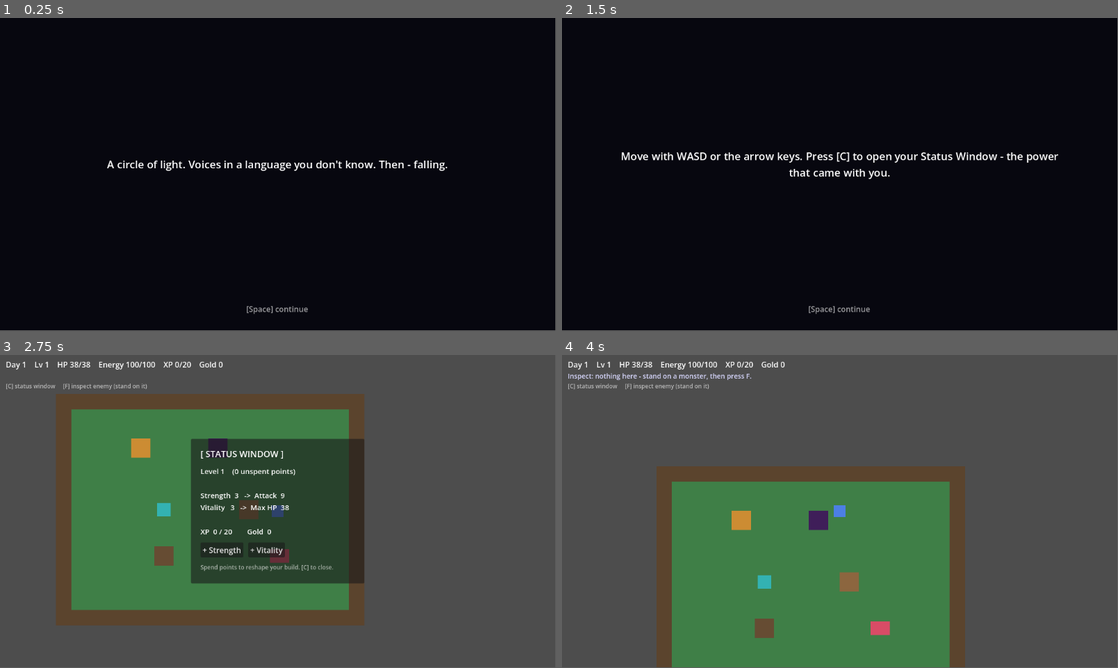
Above: before the commit, frames 1-4 (two rows, left to right).
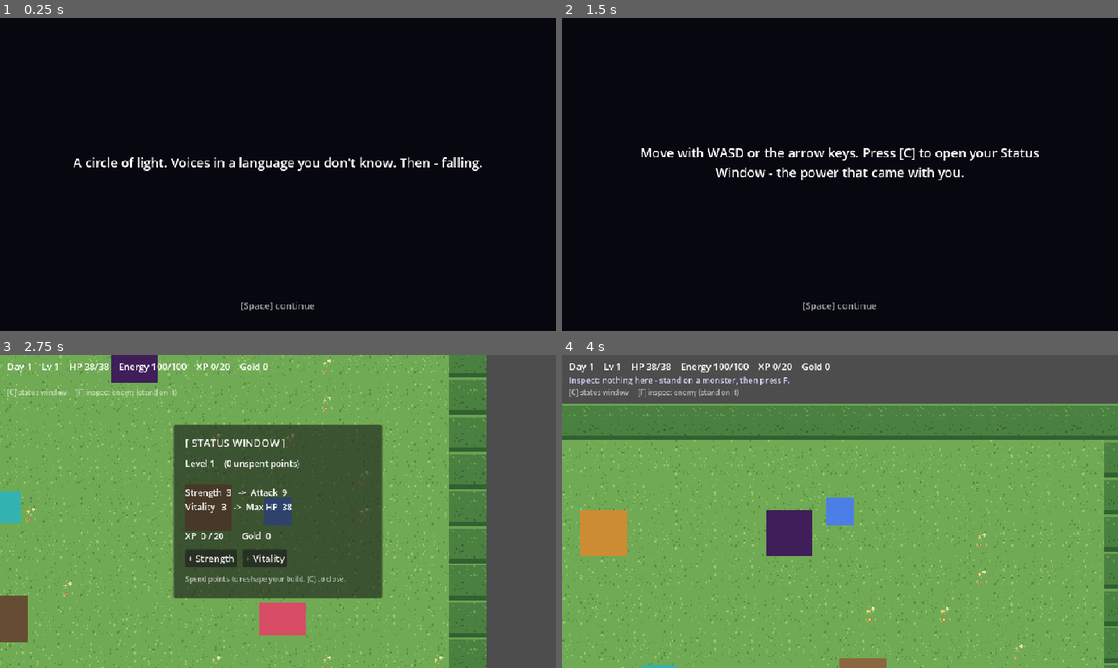
Above: after the commit, the same moments.

Repository: fkenmar/Altiare
Game: Godot game, scene res://scenes/Intro.tscn
The game is run twice, just before and just after one commit, with the same random seed, the same clock (stepped at 60 frames per second) and the same inputs.
Inputs:
- Up to frame 1 (0.25 s): no input
- Up to frame 2 (1.5 s): tap Enter (ui_accept) at 0.5, 0.77, 1.25 s; hold D 0.53-1.28 s; tap C at 0.6 s; hold S from 1.28 s (still down); tap F at 1.35 s
- Up to frame 3 (2.75 s): tap Enter (ui_accept) at 1.52, 2 s; release S at 2.03 s; hold D from 2.03 s (still down); tap C at 2.1 s
- Up to frame 4 (4 s): release D at 2.78 s; hold W 2.78-3.53 s; tap F at 2.85, 3.5 s; tap Enter (ui_accept) at 3.02, 3.77 s; hold A from 3.53 s (still down); tap C at 3.6 s
The window is 799x449 before the commit and 800x450 after it. Grey fills any space a smaller window leaves; there, only what the larger window draws over its background counts as a difference.

The runs differ from the first frame. In frame 1, 1.5% of the frame differs, in the area x 13-87%, y 44-95%; in frame 2, 2.4%; in frame 3, 78%; in frame 4, 85%, in the area x 0-100%, y 0-100%.

Commit message:
Graphics 1/4: pixel-art tilesets (grass/flowers/hedge, stone), resizable canvas, crisp filter, 2x camera

Diff:
--- a/project.godot
+++ b/project.godot
@@ -19,6 +19,13 @@
 
 GameState="*res://scripts/GameState.gd"
 
+[display]
+
+window/size/viewport_width=960
+window/size/viewport_height=540
+window/stretch/mode="canvas_items"
+window/stretch/aspect="expand"
+
 [physics]
 
 3d/physics_engine="Jolt Physics"
@@ -26,3 +33,4 @@
 [rendering]
 
 rendering_device/driver.windows="d3d12"
+textures/canvas_textures/default_texture_filter=0
--- a/scenes/Player.tscn
+++ b/scenes/Player.tscn
@@ -18,3 +18,4 @@
 polygon = PackedVector2Array(-12, -12, 12, -12, 12, 12, -12, 12)
 
 [node name="Camera2D" type="Camera2D" parent="."]
+zoom = Vector2(2, 2)
--- a/scripts/Dungeon.gd
+++ b/scripts/Dungeon.gd
@@ -10,16 +10,14 @@
 const WIDTH: int = 16
 const HEIGHT: int = 12
 
-const FLOOR_COLOR := Color(0.16, 0.16, 0.2)  # cold stone
-const WALL_COLOR := Color(0.08, 0.08, 0.1)   # near-black
-const SCALING_PER_LEVEL: float = 0.3         # monsters get +30% per player level beyond 1
+const SCALING_PER_LEVEL: float = 0.3  # monsters get +30% per player level beyond 1
 
 var _returning: bool = false
 
 @onready var _ground: TileMapLayer = $Ground
 
 func _ready() -> void:
-	TileFloorBuilder.build(_ground, WIDTH, HEIGHT, TILE_SIZE, FLOOR_COLOR, WALL_COLOR)
+	TileFloorBuilder.build(_ground, WIDTH, HEIGHT, TILE_SIZE, "dungeon")
 	GameState.player_fainted.connect(_on_player_fainted)
 	_scale_monsters()
 
--- /dev/null
+++ b/scripts/PixelArt.gd
@@ -0,0 +1,191 @@
+extends RefCounted
+
+## Procedural pixel-art generator. Builds ImageTextures entirely in code (no external
+## art files) with a cohesive earthy palette, clean outlines, and simple top-down
+## shading — a big step toward a Stardew-ish look from flat placeholder squares.
+## Preloaded by consumers (not class_name) so headless runs need no global class cache.
+## All generation is deterministic (seeded), so the art never shimmers between runs.
+
+# --- Cohesive palette ---
+const OUTLINE := Color8(40, 34, 46)
+const SHADOW := Color8(20, 18, 28, 90)
+
+const GRASS := Color8(112, 170, 84)
+const GRASS_DK := Color8(86, 142, 64)
+const GRASS_LT := Color8(146, 200, 104)
+
+const PATH := Color8(176, 140, 96)
+const PATH_DK := Color8(146, 112, 74)
+
+const HEDGE := Color8(74, 128, 64)
+const HEDGE_DK := Color8(50, 96, 48)
+const HEDGE_LT := Color8(104, 162, 84)
+
+const STONE := Color8(110, 112, 126)
+const STONE_DK := Color8(80, 82, 96)
+const STONE_LT := Color8(142, 144, 158)
+
+const DWALL := Color8(52, 50, 66)
+const DWALL_DK := Color8(34, 32, 46)
+const DWALL_LT := Color8(72, 70, 88)
+
+const FLOWER_RED := Color8(220, 96, 96)
+const FLOWER_YEL := Color8(244, 210, 102)
+const FLOWER_WHT := Color8(238, 238, 230)
+const FLOWER_CTR := Color8(244, 210, 102)
+
+# ============================================================================
+# Low-level drawing on an Image (FORMAT_RGBA8; create_empty => transparent)
+# ============================================================================
+static func new_image(w: int, h: int) -> Image:
+	return Image.create_empty(w, h, false, Image.FORMAT_RGBA8)
+
+static func px(img: Image, x: int, y: int, c: Color) -> void:
+	if x >= 0 and y >= 0 and x < img.get_width() and y < img.get_height():
+		img.set_pixel(x, y, c)
+
+static func rect(img: Image, x: int, y: int, w: int, h: int, c: Color) -> void:
+	for yy in range(y, y + h):
+		for xx in range(x, x + w):
+			px(img, xx, yy, c)
+
+static func disc(img: Image, cx: float, cy: float, r: float, c: Color) -> void:
+	var r2 := r * r
+	for yy in range(int(cy - r), int(cy + r) + 1):
+		for xx in range(int(cx - r), int(cx + r) + 1):
+			var dx := xx - cx
+			var dy := yy - cy
+			if dx * dx + dy * dy <= r2:
+				px(img, xx, yy, c)
+
+## Add a 1px outline of `color` around every opaque pixel (huge readability boost).
+static func outline(img: Image, color: Color) -> void:
+	var w := img.get_width()
+	var h := img.get_height()
+	var solid := []
+	for y in h:
+		var row := []
+		for x in w:
+			row.append(img.get_pixel(x, y).a > 0.5)
+		solid.append(row)
+	for y in h:
+		for x in w:
+			if solid[y][x]:
+				continue
+			var near := false
+			for d in [[1, 0], [-1, 0], [0, 1], [0, -1]]:
+				var nx: int = x + d[0]
+				var ny: int = y + d[1]
+				if nx >= 0 and ny >= 0 and nx < w and ny < h and solid[ny][nx]:
+					near = true
+					break
+			if near:
+				img.set_pixel(x, y, color)
+
+static func tex(img: Image) -> ImageTexture:
+	return ImageTexture.create_from_image(img)
+
+static func _rng(s: int) -> RandomNumberGenerator:
+	var r := RandomNumberGenerator.new()
+	r.seed = s
+	return r
+
+# ============================================================================
+# Ground tiles (returned as an Array of 32x32 Images: [floor0,floor1,floor2,accent,wall])
+# ============================================================================
+static func ground_tiles(theme: String) -> Array:
+	if theme == "dungeon":
+		return [_stone(0), _stone(1), _stone(2), _rubble(), _dungeon_wall()]
+	return [_grass(0), _grass(1), _grass(2), _grass_flowers(), _hedge()]
+
+static func _base_noise(s: int, seed_id: int, base: Color, dk: Color, lt: Color, density: int) -> Image:
+	var img := new_image(s, s)
+	rect(img, 0, 0, s, s, base)
+	var rng := _rng(seed_id)
+	for i in density:
+		var x := rng.randi_range(0, s - 1)
+		var y := rng.randi_range(0, s - 1)
+		px(img, x, y, dk if (i % 2 == 0) else lt)
+	return img
+
+static func _grass(variant: int) -> Image:
+	var s := 32
+	var img := _base_noise(s, 1100 + variant, GRASS, GRASS_DK, GRASS_LT, 34)
+	# short vertical blades
+	var rng := _rng(1200 + variant)
+	for i in 14:
+		var x := rng.randi_range(1, s - 2)
+		var y := rng.randi_range(2, s - 3)
+		var c := GRASS_DK if (i % 2 == 0) else GRASS_LT
+		px(img, x, y, c)
+		px(img, x, y + 1, c)
+	return img
+
+static func _grass_flowers() -> Image:
+	var img := _grass(3)
+	var rng := _rng(1300)
+	var palette := [FLOWER_RED, FLOWER_YEL, FLOWER_WHT]
+	for i in 3:
+		var cx := rng.randi_range(5, 26)
+		var cy := rng.randi_range(5, 26)
+		var col: Color = palette[i % palette.size()]
+		# 4-petal flower with a centre
+		px(img, cx, cy - 1, col)
+		px(img, cx, cy + 1, col)
+		px(img, cx - 1, cy, col)
+		px(img, cx + 1, cy, col)
+		px(img, cx, cy, FLOWER_CTR)
+	return img
+
+static func _hedge() -> Image:
+	var s := 32
+	var img := new_image(s, s)
+	rect(img, 0, 0, s, s, HEDGE)
+	# leafy dabs, lighter toward the top
+	var rng := _rng(1400)
+	for i in 90:
+		var x := rng.randi_range(0, s - 1)
+		var y := rng.randi_range(0, s - 1)
+		var c := HEDGE_LT if y < 16 else HEDGE_DK
+		if rng.randf() < 0.5:
+			px(img, x, y, c)
+	rect(img, 0, s - 4, s, 4, HEDGE_DK)  # shaded base
+	rect(img, 0, 0, s, 2, HEDGE_LT)      # lit crown
+	return img
+
+static func _stone(variant: int) -> Image:
+	var s := 32
+	var img := _base_noise(s, 2100 + variant, STONE, STONE_DK, STONE_LT, 26)
+	# faint grout lines for a flagstone feel
+	for x in s:
+		px(img, x, 0, STONE_DK)
+	for y in s:
+		px(img, 0, y, STONE_DK)
+	return img
+
+static func _rubble() -> Image:
+	var img := _stone(3)
+	var rng := _rng(2300)
+	for i in 4:
+		var cx := rng.randi_range(6, 25)
+		var cy := rng.randi_range(6, 25)
+		disc(img, cx, cy, 2.0, STONE_DK)
+		px(img, cx - 1, cy - 1, STONE_LT)
+	return img
+
+static func _dungeon_wall() -> Image:
+	var s := 32
+	var img := new_image(s, s)
+	rect(img, 0, 0, s, s, DWALL)
+	# brick courses
+	for y in range(0, s, 8):
+		rect(img, 0, y, s, 1, DWALL_DK)
+	for y in range(0, s, 16):
+		for x in range(0, s, 16):
+			px(img, x, y + 4, DWALL_DK)
+	for x in range(8, s, 16):
+		rect(img, x, 0, 1, 8, DWALL_DK)
+	for x in range(0, s, 16):
+		rect(img, x, 8, 1, 8, DWALL_DK)
+	rect(img, 0, 0, s, 1, DWALL_LT)  # faint top highlight
+	return img
--- a/scripts/TileFloorBuilder.gd
+++ b/scripts/TileFloorBuilder.gd
@@ -1,38 +1,46 @@
 extends RefCounted
 
-## Preloaded by consumers (e.g. `const TileFloorBuilder = preload(...)`) rather than
-## referenced by class_name, so headless runs don't depend on the editor's global
-## class cache (which lives in the gitignored .godot/).
+## Builds a themed tile floor onto a TileMapLayer from PixelArt-generated tiles: an
+## atlas of floor variants + an accent tile (flowers for town / rubble for dungeon) +
+## a wall-border tile, painted with stable per-cell variation. Shared by town & dungeon.
+## Preloaded by consumers (not class_name) so headless runs need no global class cache.
 
-## Builds a placeholder tile floor (floor fill + 1-tile wall border) onto a
-## TileMapLayer from a code-generated 2-tile atlas, so we ship no art. Shared by the
-## town and the dungeon — one home for the fiddly programmatic-TileSet generation.
+const PixelArt = preload("res://scripts/PixelArt.gd")
 
-const FLOOR_TILE := Vector2i(0, 0)
-const WALL_TILE := Vector2i(1, 0)
-const SOURCE_ID: int = 0
+const FLOOR_VARIANTS: int = 3  # atlas indices 0..2 are plain floor
+const ACCENT: int = 3          # flowers (town) / rubble (dungeon)
+const WALL: int = 4
+const ACCENT_CHANCE: float = 0.07
 
-## Generate the tileset, assign it, and paint a width x height grid with a wall border.
-static func build(ground: TileMapLayer, width: int, height: int, tile_size: int,
-		floor_color: Color, wall_color: Color) -> void:
-	ground.tile_set = _make_tileset(tile_size, floor_color, wall_color)
+## theme: "town" or "dungeon". Generates the tileset, assigns it, and paints a
+## width x height grid with a 1-tile wall border and varied interior floor.
+static func build(ground: TileMapLayer, width: int, height: int, tile_size: int, theme: String) -> void:
+	var tiles := PixelArt.ground_tiles(theme)  # [floor0, floor1, floor2, accent, wall]
+	ground.tile_set = _atlas_tileset(tiles, tile_size)
+	var rng := RandomNumberGenerator.new()
+	rng.seed = 9001 if theme == "town" else 9002
 	for y in height:
 		for x in width:
-			var on_edge := x == 0 or y == 0 or x == width - 1 or y == height - 1
-			ground.set_cell(Vector2i(x, y), SOURCE_ID, WALL_TILE if on_edge else FLOOR_TILE)
+			var idx: int
+			if x == 0 or y == 0 or x == width - 1 or y == height - 1:
+				idx = WALL
+			elif rng.randf() < ACCENT_CHANCE:
+				idx = ACCENT
+			else:
+				idx = rng.randi_range(0, FLOOR_VARIANTS - 1)
+			ground.set_cell(Vector2i(x, y), 0, Vector2i(idx, 0))
 
-static func _make_tileset(tile_size: int, floor_color: Color, wall_color: Color) -> TileSet:
-	var image := Image.create_empty(tile_size * 2, tile_size, false, Image.FORMAT_RGBA8)
-	image.fill_rect(Rect2i(0, 0, tile_size, tile_size), floor_color)
-	image.fill_rect(Rect2i(tile_size, 0, tile_size, tile_size), wall_color)
-
+static func _atlas_tileset(tiles: Array, tile_size: int) -> TileSet:
+	var count := tiles.size()
+	var atlas := PixelArt.new_image(tile_size * count, tile_size)
+	for i in count:
+		atlas.blit_rect(tiles[i], Rect2i(0, 0, tile_size, tile_size), Vector2i(i * tile_size, 0))
 	var source := TileSetAtlasSource.new()
-	source.texture = ImageTexture.create_from_image(image)
+	source.texture = PixelArt.tex(atlas)
 	source.texture_region_size = Vector2i(tile_size, tile_size)
-	source.create_tile(FLOOR_TILE)
-	source.create_tile(WALL_TILE)
-
-	var tile_set := TileSet.new()
-	tile_set.tile_size = Vector2i(tile_size, tile_size)
-	tile_set.add_source(source, SOURCE_ID)
-	return tile_set
+	for i in count:
+		source.create_tile(Vector2i(i, 0))
+	var ts := TileSet.new()
+	ts.tile_size = Vector2i(tile_size, tile_size)
+	ts.add_source(source, 0)
+	return ts
--- a/scripts/Town.gd
+++ b/scripts/Town.gd
@@ -1,8 +1,8 @@
 extends Node2D
 
-## The town level root. Builds its floor via the shared TileFloorBuilder; the walls,
-## building entrance, bed, and dungeon door are placed in Town.tscn. Collision lives
-## on the StaticBody2D wall border, not the tiles (simplest "bump the walls").
+## The town level root. Builds its grassy floor via the shared TileFloorBuilder; the
+## walls, building, bed, dungeon door, NPC, board, garden, and decoration are placed in
+## Town.tscn. Collision lives on the StaticBody2D wall border, not the tiles.
 
 const TileFloorBuilder = preload("res://scripts/TileFloorBuilder.gd")
 
@@ -10,10 +10,7 @@
 const WIDTH: int = 20   # tiles wide
 const HEIGHT: int = 15  # tiles tall
 
-const FLOOR_COLOR := Color(0.25, 0.5, 0.28)  # grass green
-const WALL_COLOR := Color(0.36, 0.27, 0.18)  # earthy brown
-
 @onready var _ground: TileMapLayer = $Ground
 
 func _ready() -> void:
-	TileFloorBuilder.build(_ground, WIDTH, HEIGHT, TILE_SIZE, FLOOR_COLOR, WALL_COLOR)
+	TileFloorBuilder.build(_ground, WIDTH, HEIGHT, TILE_SIZE, "town")
